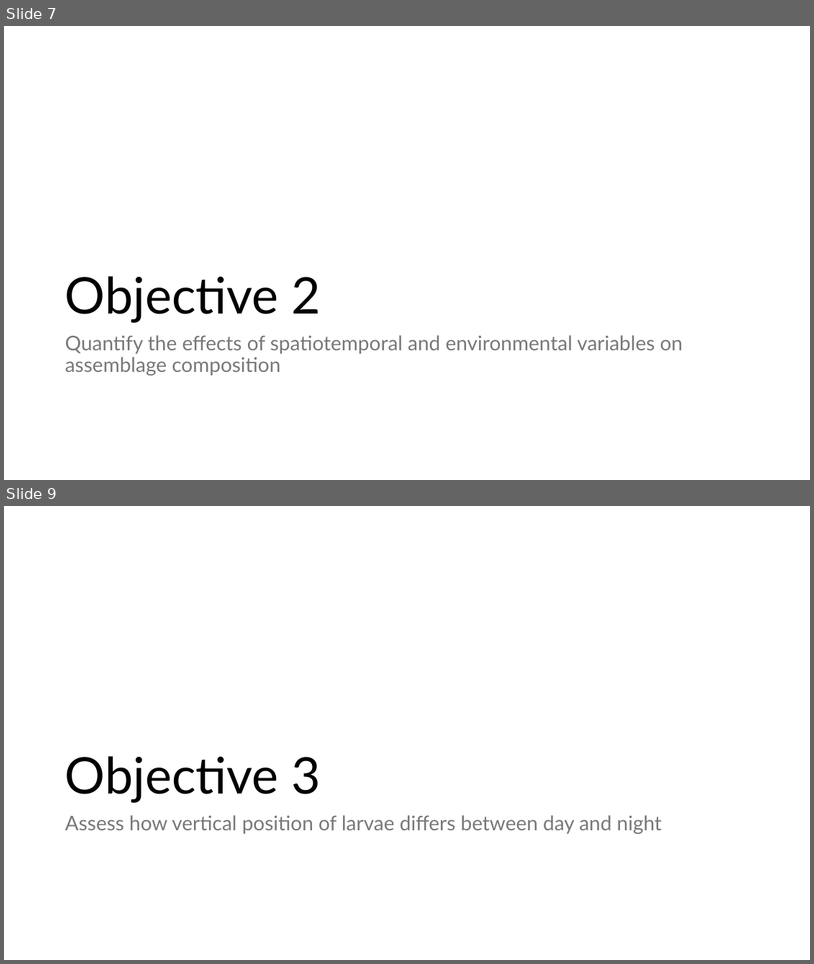
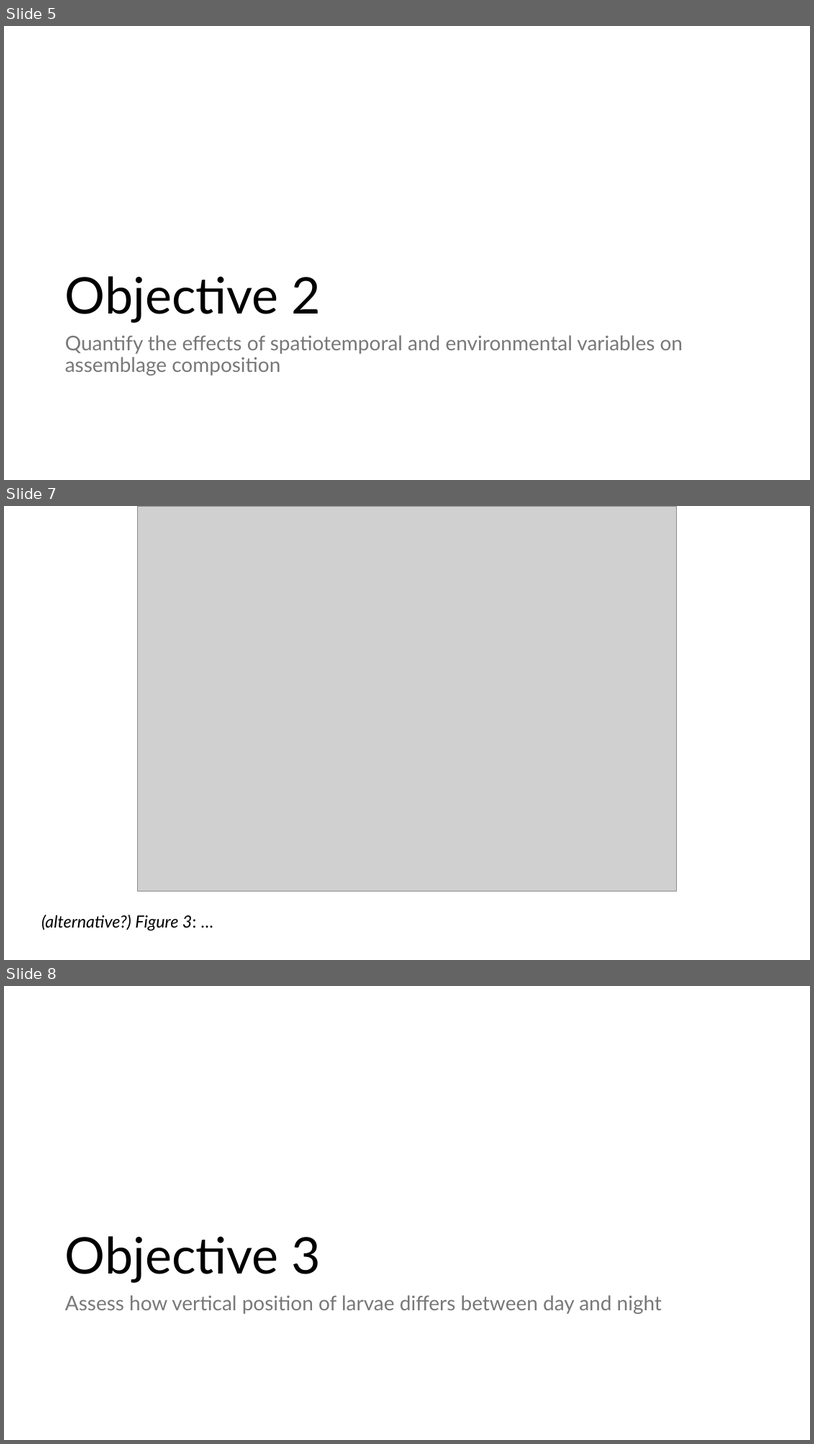
Before and after one commit to LukeABobay/larval-fish-community-analysis, a slide deck: Project Figures and Tables in order.pptx. Shown one above the other, each under a label of ours: slides 7 and 9 before the commit, slides 5, 7 and 8 after it; the slides between them are not shown. The pictures are 814x964 and 814x1444 pixels, drawn with LibreOffice and Linux fonts; fonts in the diff are those of the drawing; grey boxes stand for pictures. Boxes give left, top, right and bottom in pixels: in the first picture for what was removed or moved away, otherwise in the second. Text is boxed around its words. In the diff, an @@ line names an element or a change of style, - is before the commit and + after.

Commit message:
Update powerpoint with figures and tables

```diff
--- a/Project Figures and Tables in order.pptx
+++ b/Project Figures and Tables in order.pptx
@@ slide 7 added at bbox=[4, 506, 810, 960], background #FFFFFF @@
@@ picture added at bbox=[138, 506, 676, 890] @@
@@ title added at bbox=[41, 914, 197, 931], 20 pt, text #000000, italic @@
+(alternative?) Figure 3: …
@@ what was slide 7 is now slide 5 @@
@@ what was slide 9 is now slide 8 @@
```
Also in this commit, not shown: 13 slides changed, 3 other slides added.
